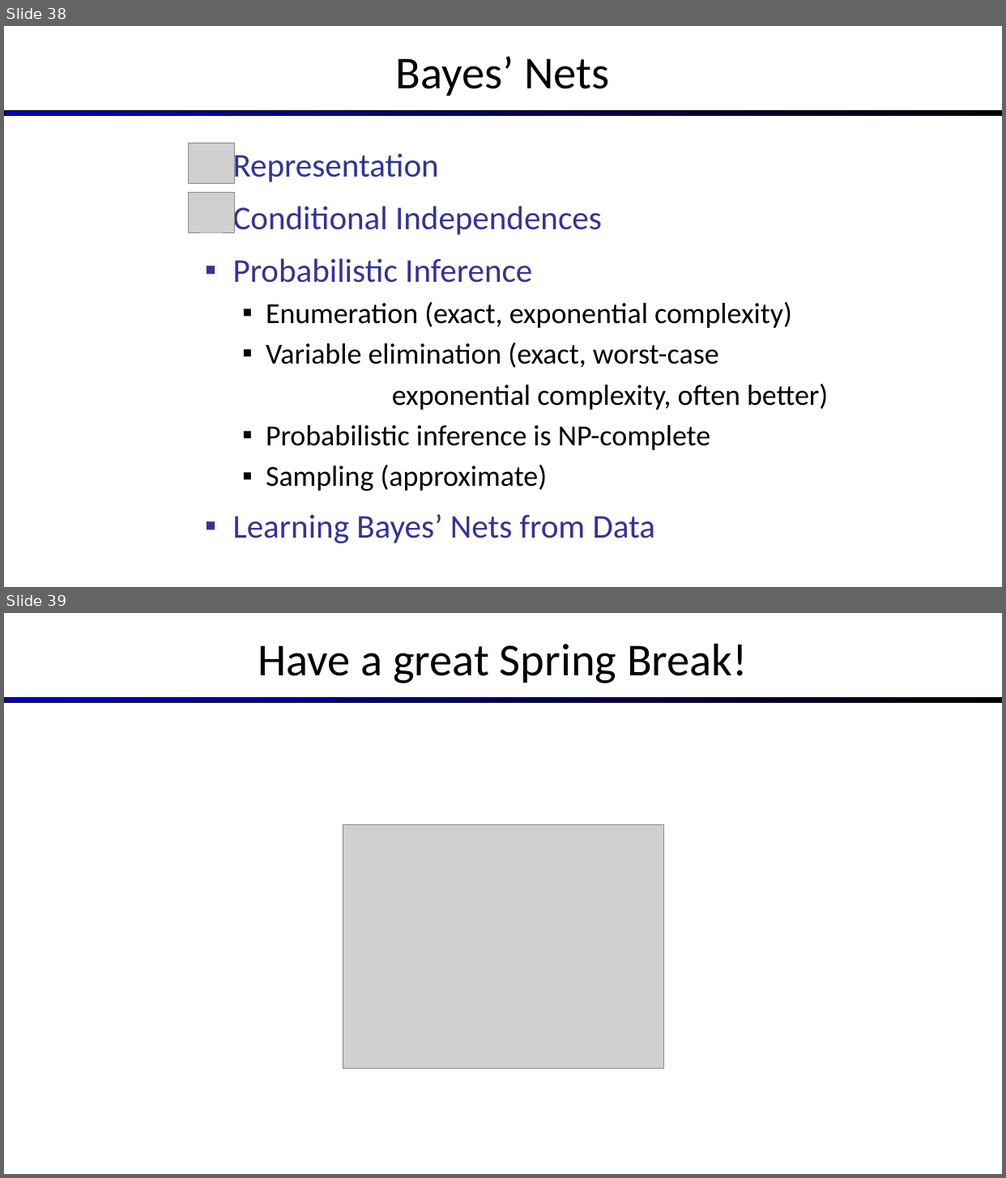
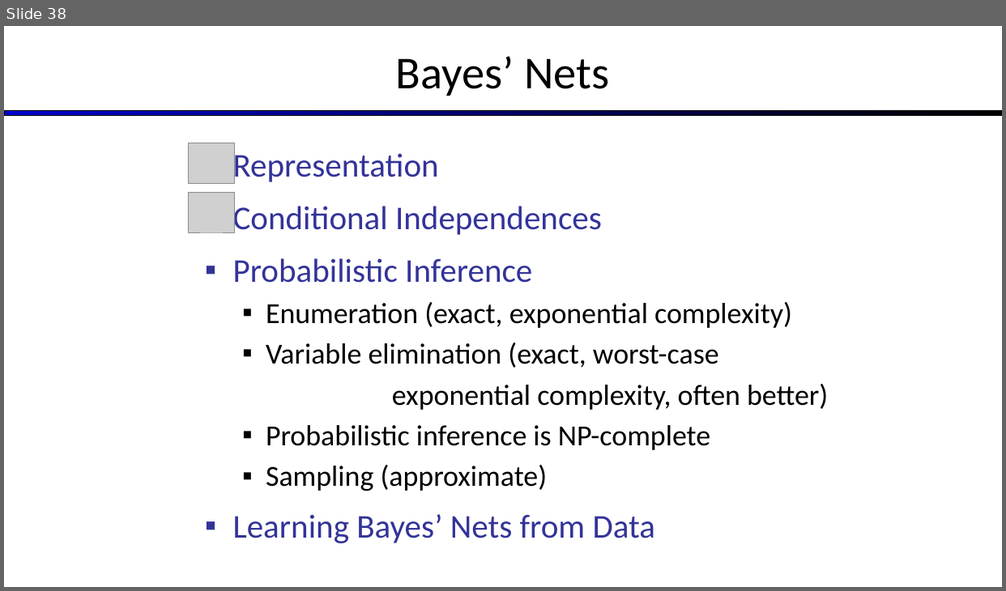
Before and after one commit to artificial-intelligence-class/artificial-intelligence-class.github.io, a slide deck: assets/slides/16-Bayes-Nets-2.pptx. Shown one above the other, each under a label of ours: slides 38 and 39 before the commit, slide 38 after it. The pictures are 1006x1178 and 1006x591 pixels, drawn with LibreOffice and Linux fonts; fonts in the diff are those of the drawing; grey boxes stand for pictures. Boxes give left, top, right and bottom in pixels: in the first picture for what was removed or moved away, otherwise in the second. Text is boxed around its words. In the diff, an @@ line names an element or a change of style, - is before the commit and + after.

Commit message:
Minor updates to slides

```diff
--- a/assets/slides/16-Bayes-Nets-2.pptx
+++ b/assets/slides/16-Bayes-Nets-2.pptx
@@ slide 39 removed at <box>4,613,1002,1174</box>, background #FFFFFF; not listed: 1 template element that a slide beside it also shows @@
@@ title removed at <box>258,643,748,683</box> @@
-Have a great Spring Break!
@@ picture removed at <box>343,825,663,1068</box> @@
```
Also in this commit, not shown: 2 slides changed, 1 other file.
